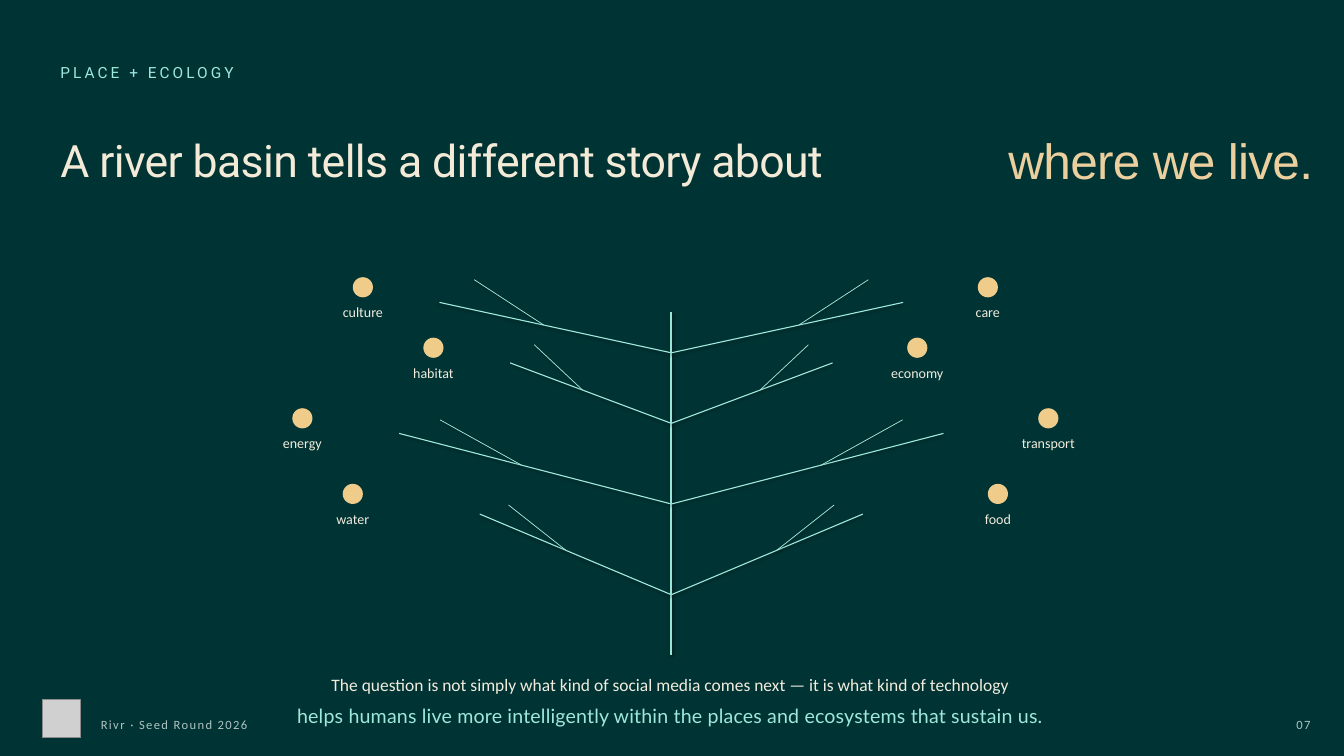
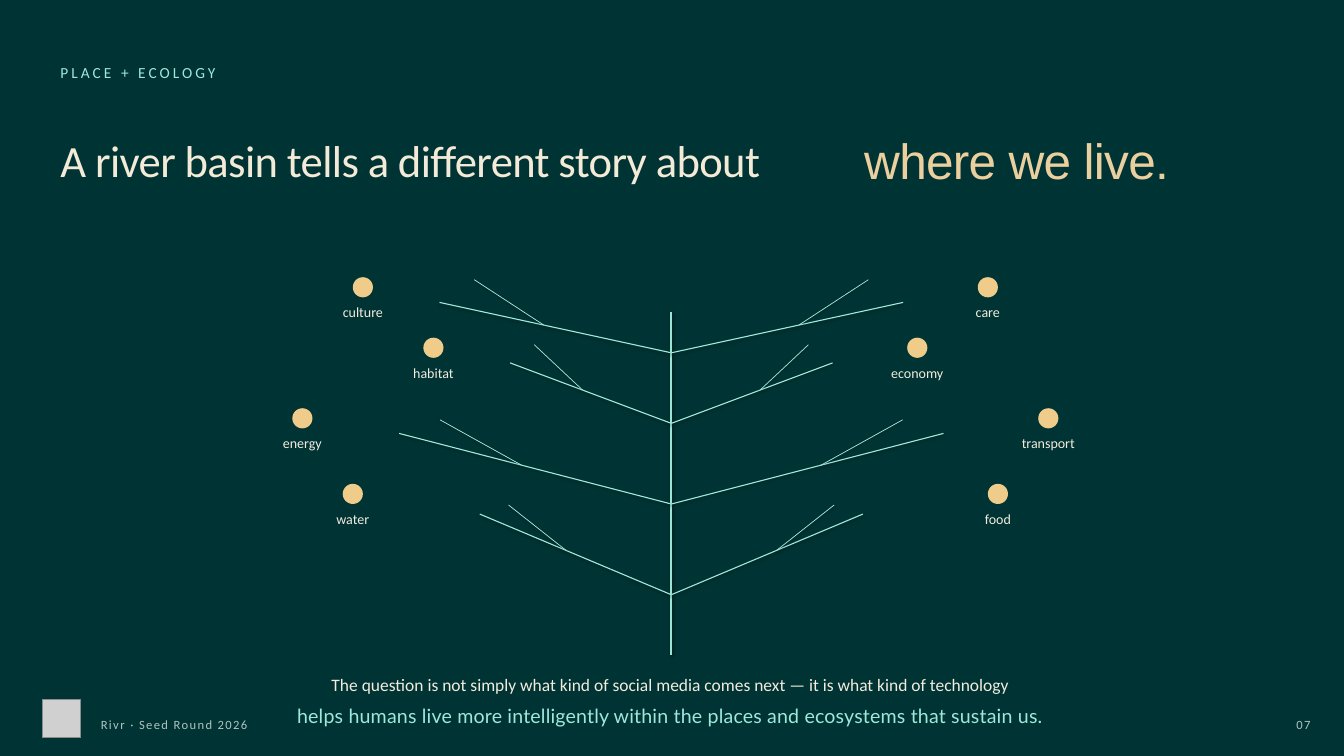
Before and after one commit to rivr-social/rivr-website, a slide deck: slide 8 of draft/assets/rivr-deck-v9-import.pptx. Drawn at 1344x756 pixels with LibreOffice and Linux fonts; fonts in the diff are those of the drawing; grey boxes stand for pictures; background and template pictures are left out. Boxes give left, top, right and bottom in pixels: in the first picture for what was removed or moved away, otherwise in the second. Text is boxed around its words. In the diff, an @@ line names an element or a change of style, - is before the commit and + after.

Commit message:
chore: restage deck v9 (canva-safe fonts)

```diff
--- a/draft/assets/rivr-deck-v9-import.pptx
+++ b/draft/assets/rivr-deck-v9-import.pptx
@@ text "PLACE + ECOLOGY" at <box>60,68,215,78</box>: font Roboto to Calibri @@
@@ text "A river basin tells a ..." at <box>60,146,760,185</box>: font Roboto to Calibri @@
@@ text "where we live.": place and size @@
-text "where we live." at <box>1008,143,1313,180</box>
+text "where we live." at <box>864,143,1169,180</box>
```
Also in this commit, not shown: 51 other slides changed.
